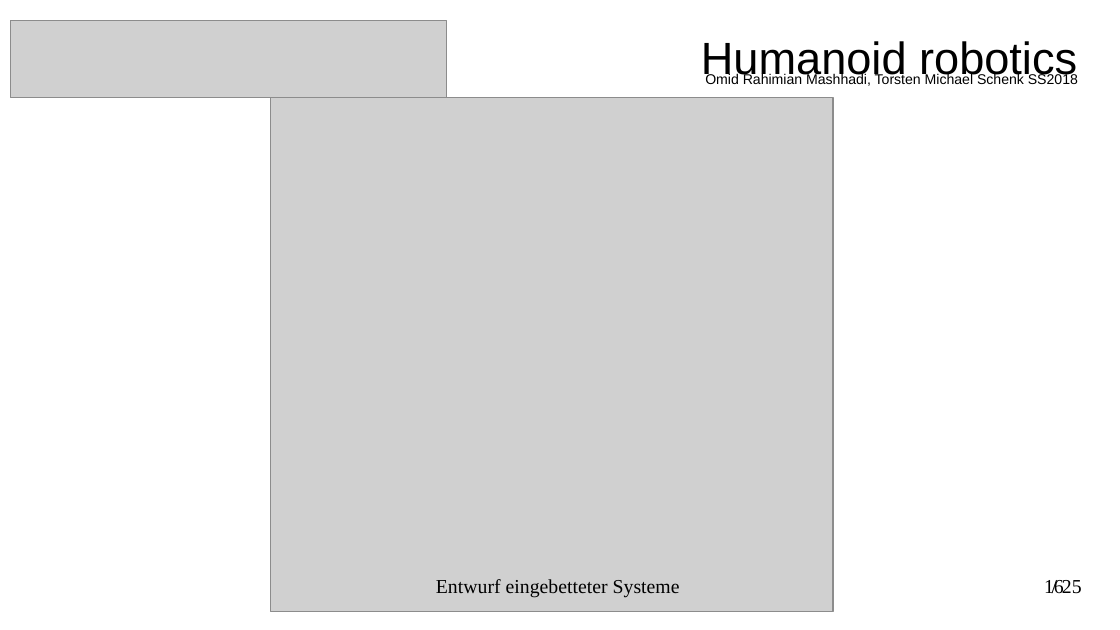
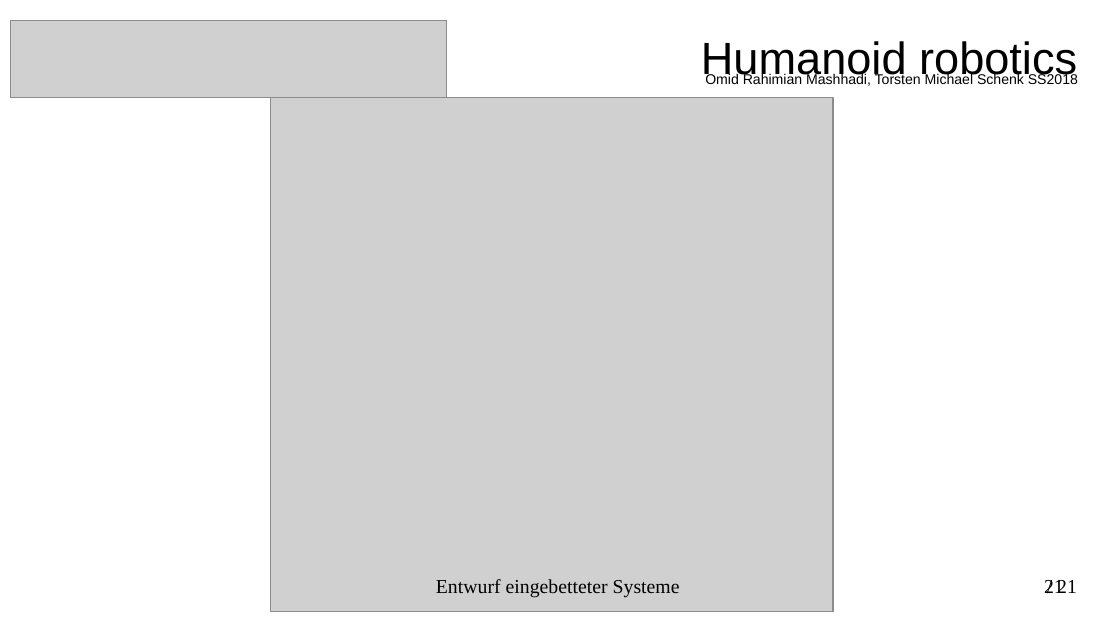
Before and after one commit to torstenschenk/beuth-avatar-ss2018, a slide deck: slide 21 of Presentation/HumanoideRobotic.odp (slide 16 before the commit). Drawn at 1120x630 pixels with LibreOffice and Linux fonts; fonts in the diff are those of the drawing; grey boxes stand for pictures. Boxes give left, top, right and bottom in pixels: in the first picture for what was removed or moved away, otherwise in the second. Text is boxed around its words. In the diff, an @@ line names an element or a change of style, - is before the commit and + after.

```diff
--- a/Presentation/HumanoideRobotic.odp
+++ b/Presentation/HumanoideRobotic.odp
@@ text added at (1044,580,1064,593), 14 pt, text #000000 @@
+/ 21
@@ page number at (1057,580,1077,593): text changed @@
-16
+21
@@ text removed at (1062,580,1082,594) @@
-/ 25
```
Also in this commit, not shown: 19 other slides changed, 4 slides removed, 8 other files.
